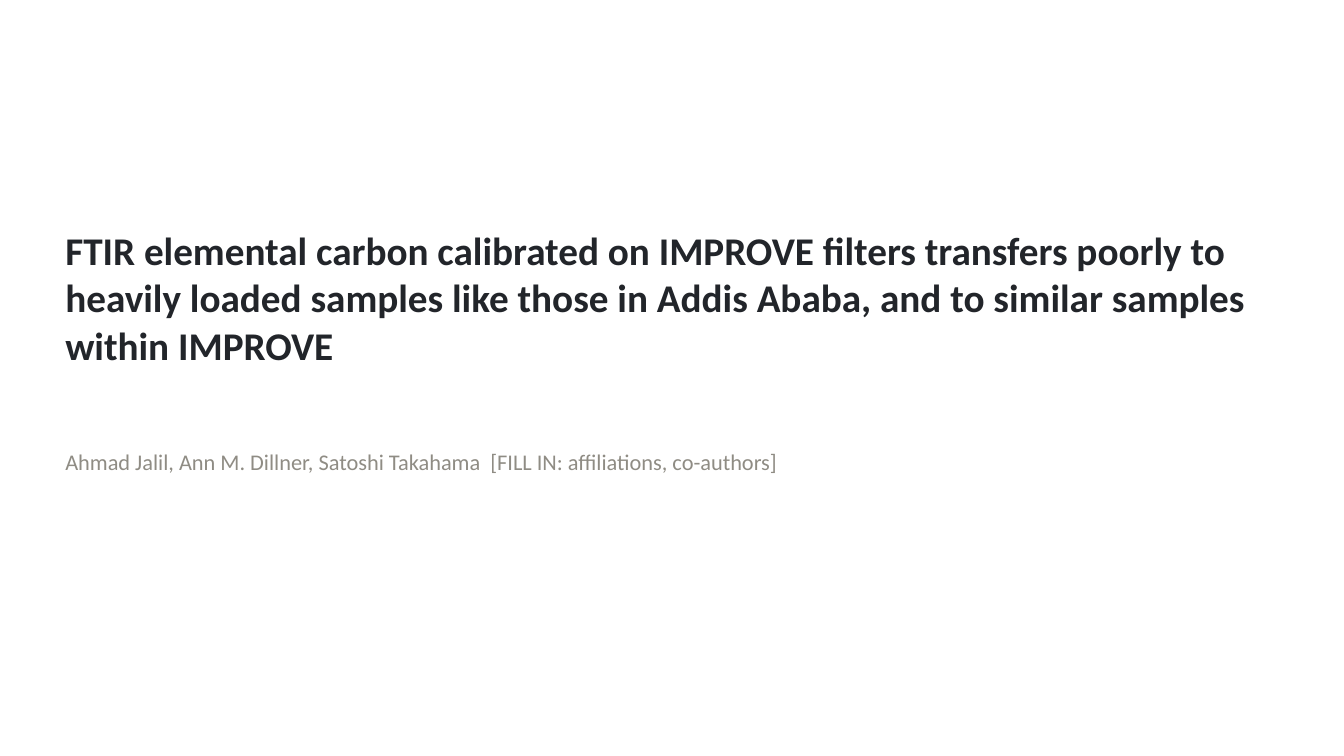
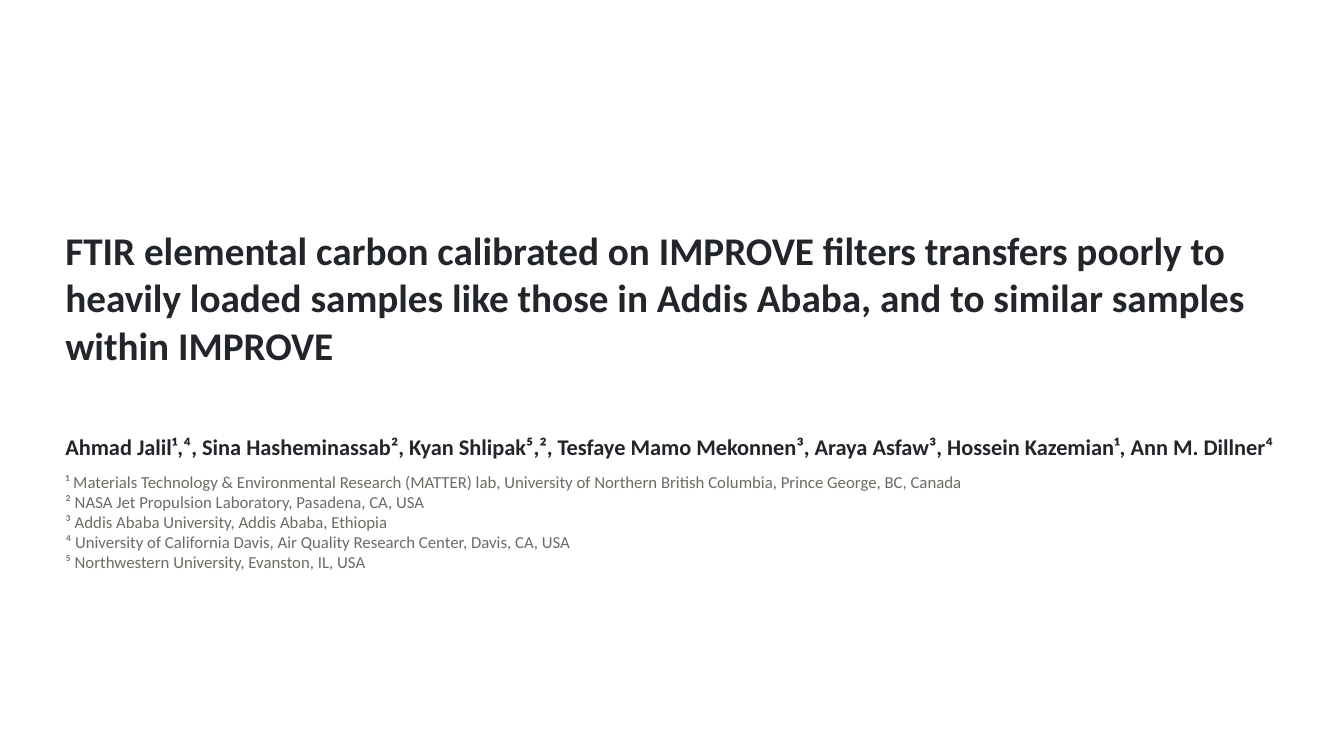
Before and after one commit to ahzs645/aethmodular, a slide deck: slide 1 of deliverables/aaar_poster_2026/aaar_practice_2026-10-15.pptx. Drawn at 1344x756 pixels with LibreOffice and Linux fonts; fonts in the diff are those of the drawing. Boxes give left, top, right and bottom in pixels: in the first picture for what was removed or moved away, otherwise in the second. Text is boxed around its words. In the diff, an @@ line names an element or a change of style, - is before the commit and + after.

```diff
--- a/deliverables/aaar_poster_2026/aaar_practice_2026-10-15.pptx
+++ b/deliverables/aaar_poster_2026/aaar_practice_2026-10-15.pptx
@@ text at box(65, 437, 1274, 571): text changed; size 16 to 12 pt; text colour #8F8C84 to #6E6B64 @@
-Ahmad Jalil, Ann M. Dillner, Satoshi Takahama [FILL IN: affiliations, co-authors]
+Ahmad Jalil¹,⁴, Sina Hasheminassab², Kyan Shlipak⁵,², Tesfaye Mamo Mekonnen³, Araya Asfaw³, Hossein Kazemian¹, Ann M. Dillner⁴
+¹ Materials Technology & Environmental Research (MATTER) lab, University of Northern British Columbia, Prince George, BC, Canada
+² NASA Jet Propulsion Laboratory, Pasadena, CA, USA
+³ Addis Ababa University, Addis Ababa, Ethiopia
+⁴ University of California Davis, Air Quality Research Center, Davis, CA, USA
+⁵ Northwestern University, Evanston, IL, USA
```
Also in this commit, not shown: 3 other files.
